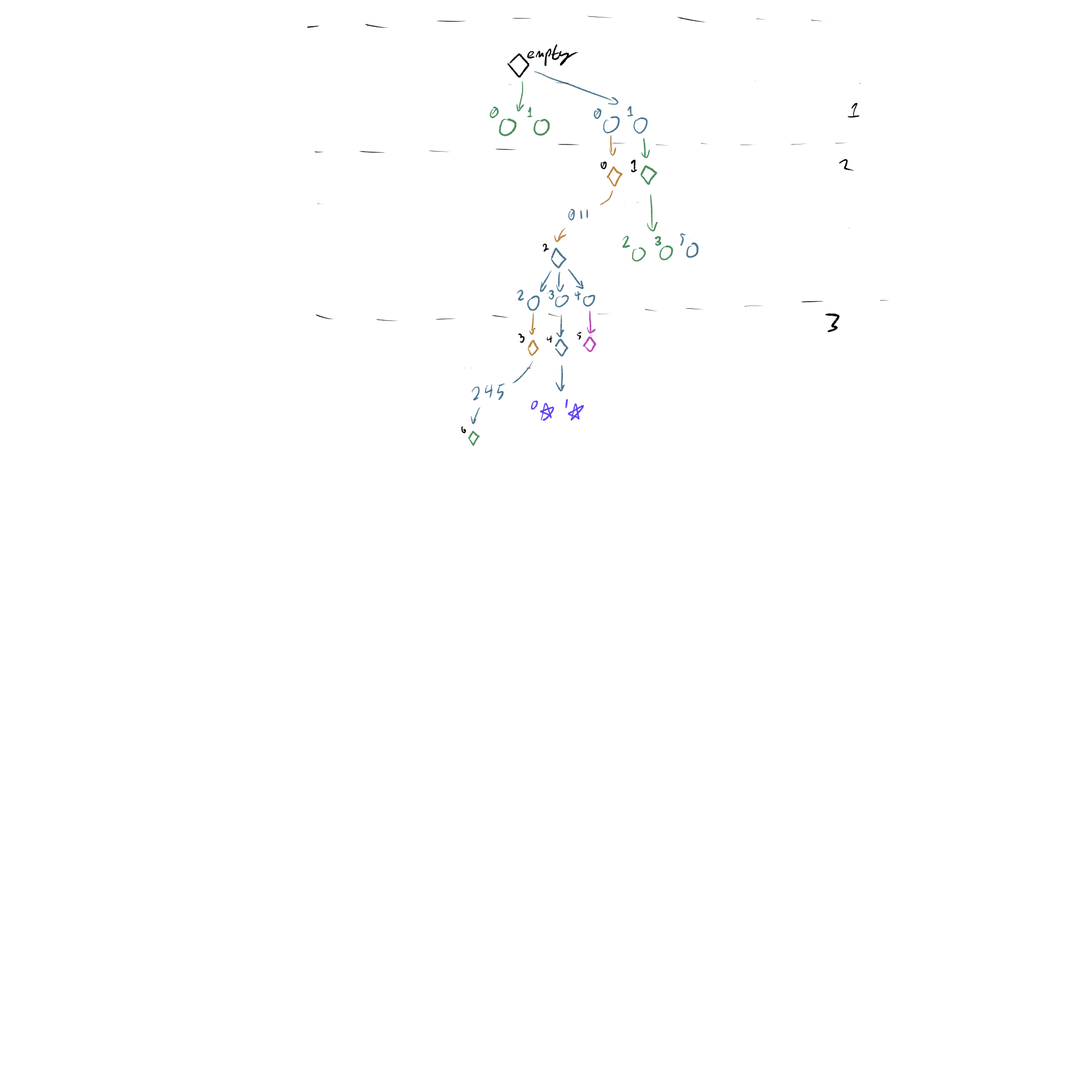
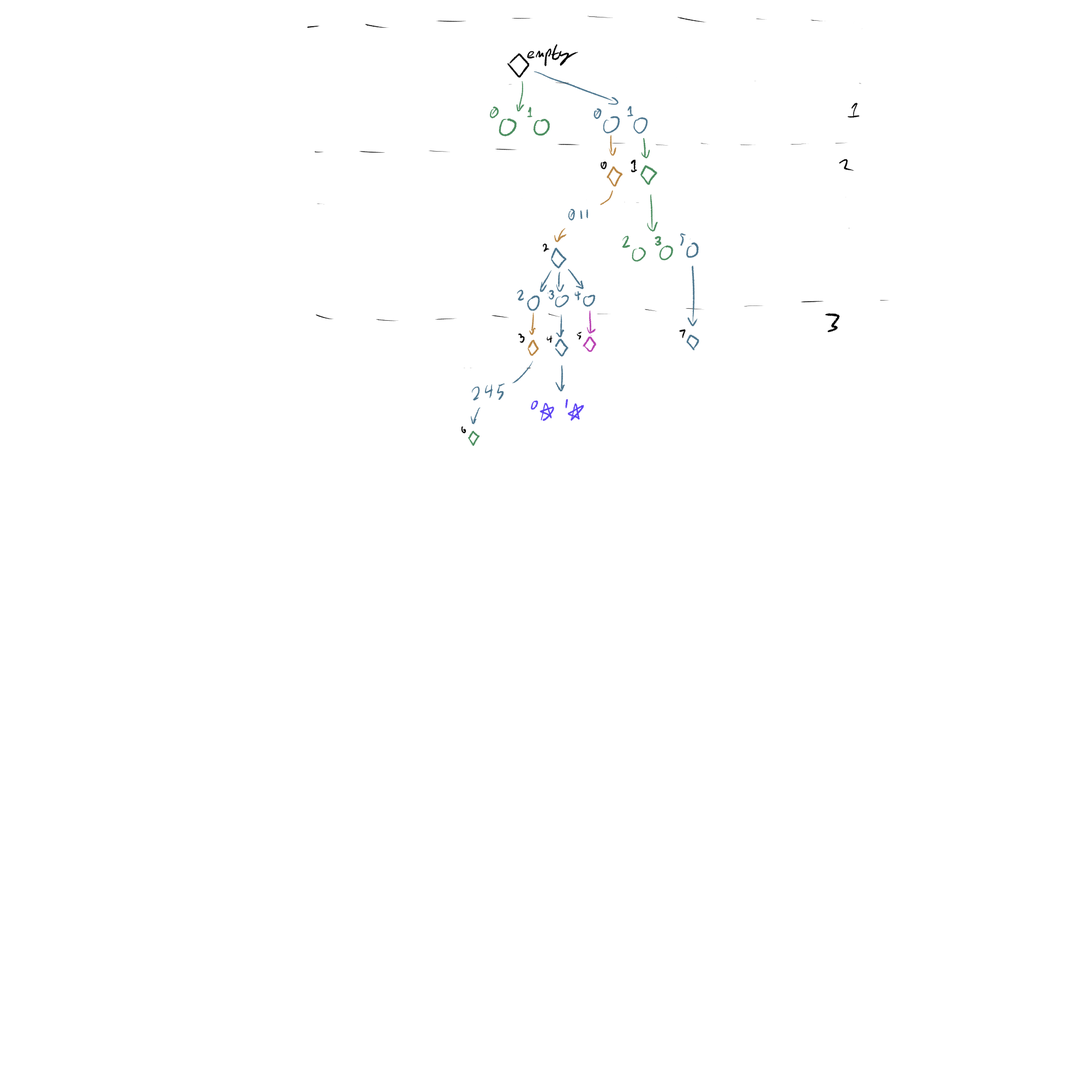
Comparing the layer stacks of the two 1091 x 1091 images. Changes:
painted on "Paint Layer 1" over [679, 265, 700, 351]
